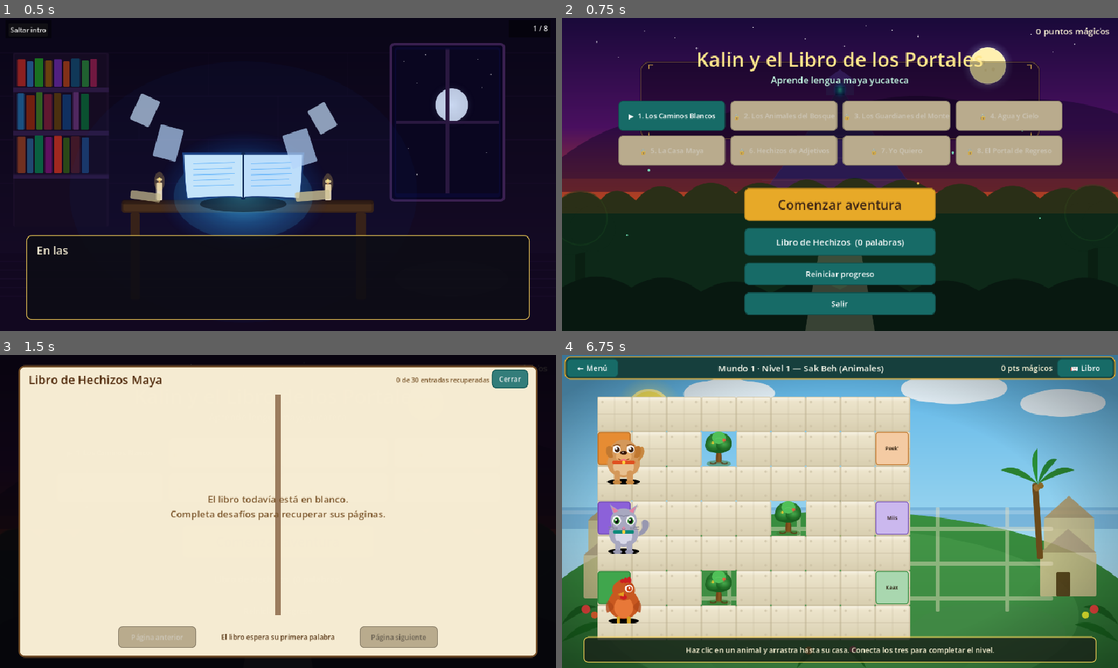
Above: before the commit, frames 1-4 (two rows, left to right).
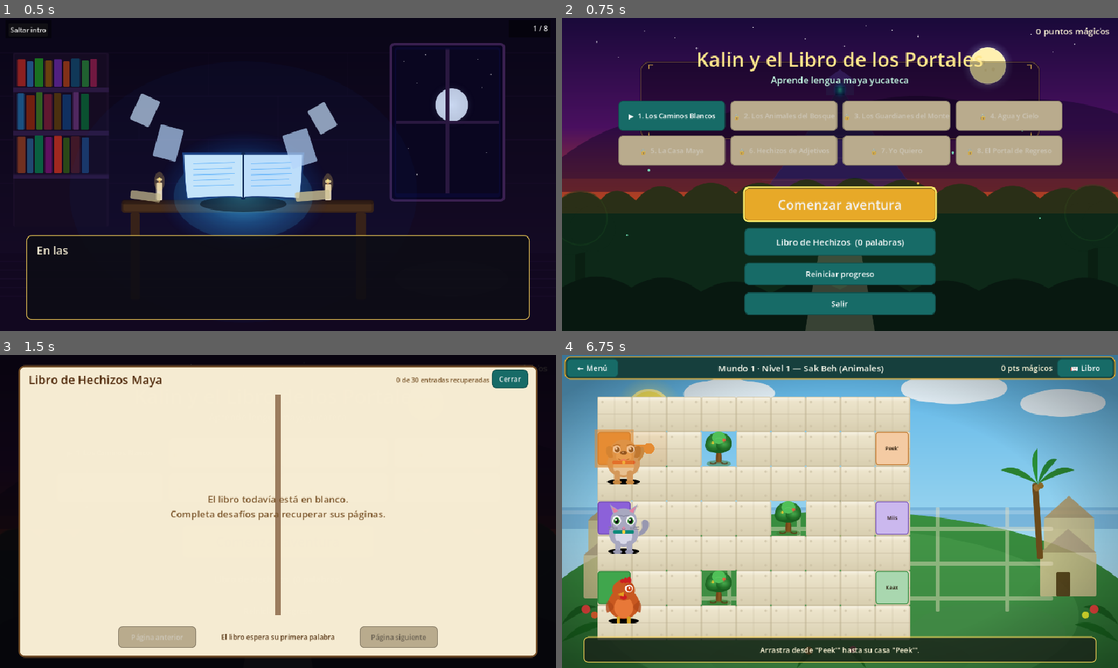
Above: after the commit, the same moments.

Repository: ElRaizer/Kalin-Libro-De-Portales
Game: Godot game, scene res://scenes/Intro.tscn
Same seed, same stepped clock (60 frames per second), same inputs: the game is played once before the commit and once after it.
Inputs (mouse positions are in pixels of both pictures, inside the frame that each line leads up to):
- Up to frame 1 (0.5 s): no input
- Up to frame 2 (0.75 s): click "Saltar intro" at 0.5 s
- Up to frame 3 (1.5 s): click "Libro de Hechizos (0 palabras)" at 1.25 s
- Up to frame 4 (6.75 s): click "Cerrar" at 2 s; click "Comenzar aventura" at 2.75 s; click "📖 Libro" at 3.5 s; click "Cerrar" at 4.25 s; click "← Menú" at 5 s; click "Comenzar aventura" at 5.75 s; tap Enter (ui_accept) at 6.5 s; move the mouse to (962, 495) at 6.52 s; hold Right (ui_right) from 6.53 s (still down); hold Tab (ui_focus_next) from 6.53 s (still down); click (962, 495) at 6.67 s

Frame 1 is identical in both runs. In frame 2, 0.8% of the frame differs, in the area x 32-68%, y 53-66%; in frame 3, 0.3%; in frame 4, 1.1%, in the area x 5-78%, y 23-96%.

Commit message:
Accesibilidad teclado
Se añadieron controles para que se pueda jugar el juego a través de teclado como alternativa a jugar con mouse

Diff:
--- a/project.godot
+++ b/project.godot
@@ -23,6 +23,7 @@
 
 WindowManager="*res://scripts/autoloads/WindowManager.gd"
 GameManager="*res://scripts/autoloads/GameManager.gd"
+AccessibilityManager="*res://scripts/autoloads/AccessibilityManager.gd"
 
 [display]
 
--- a/scenes/world3/Level3_HechizosAdjetivos.tscn
+++ b/scenes/world3/Level3_HechizosAdjetivos.tscn
@@ -511,12 +511,14 @@
 [node name="ReplayButton" type="Button" parent="UI/CompletePanel/Content" unique_id=1212717226]
 custom_minimum_size = Vector2(0, 48)
 layout_mode = 2
+theme_type_variation = &"KalinSecondaryButton"
 theme_override_font_sizes/font_size = 18
 text = "Practicar de nuevo"
 
 [node name="MenuButton" type="Button" parent="UI/CompletePanel/Content" unique_id=384809273]
 custom_minimum_size = Vector2(0, 48)
 layout_mode = 2
+theme_type_variation = &"KalinSecondaryButton"
 theme_override_font_sizes/font_size = 18
 text = "Volver al menú"
 
--- /dev/null
+++ b/scripts/autoloads/AccessibilityManager.gd
@@ -0,0 +1,48 @@
+extends Node
+
+## Mantiene separado el foco de teclado del puntero. Los botones de Godot
+## reciben foco al hacer clic; lo liberamos al usar el ratón para que el borde
+## amarillo represente únicamente la navegación por teclado.
+
+var _mouse_focused_control: Control
+var _empty_focus_style := StyleBoxEmpty.new()
+
+func _input(event: InputEvent) -> void:
+	if event is InputEventMouseButton or event is InputEventMouseMotion:
+		call_deferred(&"_hide_keyboard_visuals")
+		return
+
+	if event is InputEventKey and event.pressed and not event.echo and _is_navigation_event(event):
+		_show_keyboard_visuals()
+		# La navegación de Godot cambia el foco después de `_input`; una segunda
+		# actualización muestra el borde en el nuevo control.
+		call_deferred(&"_show_keyboard_visuals")
+
+func _is_navigation_event(event: InputEventKey) -> bool:
+	return (
+		event.is_action_pressed(&"ui_left")
+		or event.is_action_pressed(&"ui_right")
+		or event.is_action_pressed(&"ui_up")
+		or event.is_action_pressed(&"ui_down")
+		or event.is_action_pressed(&"ui_focus_next")
+		or event.is_action_pressed(&"ui_focus_prev")
+		or event.is_action_pressed(&"ui_accept")
+	)
+
+func _hide_keyboard_visuals() -> void:
+	var focused := get_viewport().gui_get_focus_owner()
+	if is_instance_valid(focused):
+		if is_instance_valid(_mouse_focused_control) and _mouse_focused_control != focused:
+			_mouse_focused_control.remove_theme_stylebox_override(&"focus")
+		_mouse_focused_control = focused
+		focused.add_theme_stylebox_override(&"focus", _empty_focus_style)
+	get_tree().call_group(&"keyboard_focus_visual", &"set_keyboard_visual_visible", false)
+
+func _show_keyboard_visuals() -> void:
+	if is_instance_valid(_mouse_focused_control):
+		_mouse_focused_control.remove_theme_stylebox_override(&"focus")
+	_mouse_focused_control = null
+	var focused := get_viewport().gui_get_focus_owner()
+	if is_instance_valid(focused):
+		focused.remove_theme_stylebox_override(&"focus")
+	get_tree().call_group(&"keyboard_focus_visual", &"set_keyboard_visual_visible", true)
--- a/scripts/components/GridBoard.gd
+++ b/scripts/components/GridBoard.gd
@@ -103,8 +103,12 @@
 var last_cell: Vector2i = Vector2i(-1, -1)
 var input_enabled: bool = true
 var ring_tween: Tween
+var keyboard_cursor: Panel
+var keyboard_cell: Vector2i = Vector2i(-1, -1)
+var keyboard_visual_visible: bool = true
 
 func _ready() -> void:
+	add_to_group(&"keyboard_focus_visual")
 	selection_ring.visible = false
 	if Engine.is_editor_hint():
 		_watch_word_changes()
@@ -214,6 +218,7 @@
 			continue
 		_add_destination_preview(word, index)
 		_add_word_preview(word, index)
+	_add_keyboard_cursor()
 
 	_refresh_all_path_visuals()
 
@@ -236,6 +241,11 @@
 	input_enabled = enabled
 	if not enabled:
 		_stop_drawing()
+	elif keyboard_cell != Vector2i(-1, -1):
+		keyboard_cell = _first_available_word_cell()
+		_update_keyboard_cursor()
+	if is_instance_valid(keyboard_cursor):
+		keyboard_cursor.visible = keyboard_visual_visible and enabled and keyboard_cell != Vector2i(-1, -1)
 
 func get_word_node(word_index: int) -> Control:
 	return word_nodes.get(word_index) as Control
@@ -362,6 +372,79 @@
 		if cell != last_cell:
 			_fill_gap(last_cell, cell)
 			last_cell = cell
+	elif event is InputEventKey and event.pressed and not event.echo:
+		if _handle_keyboard_input(event):
+			get_viewport().set_input_as_handled()
+
+func _handle_keyboard_input(event: InputEventKey) -> bool:
+	var direction := Vector2i.ZERO
+	if event.is_action_pressed(&"ui_left"):
+		direction = Vector2i.LEFT
+	elif event.is_action_pressed(&"ui_right"):
+		direction = Vector2i.RIGHT
+	elif event.is_action_pressed(&"ui_up"):
+		direction = Vector2i.UP
+	elif event.is_action_pressed(&"ui_down"):
+		direction = Vector2i.DOWN
+	elif event.is_action_pressed(&"ui_accept"):
+		_ensure_keyboard_cursor()
+		_handle_press(keyboard_cell)
+		return true
+	elif event.is_action_pressed(&"ui_cancel") and drawing:
+		_clear_path(active_index)
+		_stop_drawing()
+		return true
+	else:
+		return false
+
+	if keyboard_cell == Vector2i(-1, -1):
+		_ensure_keyboard_cursor()
+		return true
+	var next_cell := keyboard_cell + direction
+	if is_valid_cell(next_cell):
+		keyboard_cell = next_cell
+		_update_keyboard_cursor()
+		if drawing:
+			_try_cell(keyboard_cell)
+			last_cell = keyboard_cell
+	return true
+
+func _ensure_keyboard_cursor() -> void:
+	if keyboard_cell == Vector2i(-1, -1):
+		keyboard_cell = _first_available_word_cell()
+		_update_keyboard_cursor()
+
+func _first_available_word_cell() -> Vector2i:
+	for index: int in range(words.size()):
+		if index not in connected and is_instance_valid(words[index]):
+			return words[index].start_cell
+	return Vector2i.ZERO
+
+func _add_keyboard_cursor() -> void:
+	keyboard_cursor = Panel.new()
+	keyboard_cursor.name = "KeyboardCursor"
+	keyboard_cursor.mouse_filter = Control.MOUSE_FILTER_IGNORE
+	keyboard_cursor.z_index = 20
+	var cursor_style := StyleBoxFlat.new()
+	cursor_style.bg_color = Color(0, 0, 0, 0)
+	cursor_style.border_color = Color("fff06a")
+	cursor_style.set_border_width_all(5)
+	cursor_style.set_corner_radius_all(8)
+	keyboard_cursor.add_theme_stylebox_override(&"panel", cursor_style)
+	preview_root.add_child(keyboard_cursor)
+	_update_keyboard_cursor()
+
+func _update_keyboard_cursor() -> void:
+	if not is_instance_valid(keyboard_cursor):
+		return
+	keyboard_cursor.visible = keyboard_visual_visible and input_enabled and keyboard_cell != Vector2i(-1, -1)
+	if keyboard_cursor.visible:
+		keyboard_cursor.position = cell_to_local_position(keyboard_cell) + Vector2(1, 1)
+		keyboard_cursor.size = Vector2(tile_size - 2, tile_size - 2)
+
+func set_keyboard_visual_visible(value: bool) -> void:
+	keyboard_visual_visible = value
+	_update_keyboard_cursor()
 
 func _handle_press(cell: Vector2i) -> void:
 	if not is_valid_cell(cell):
--- a/scripts/ui/LibroHechizos.gd
+++ b/scripts/ui/LibroHechizos.gd
@@ -20,6 +20,7 @@
 var _spread_index: int = 0
 var _visible_words: Array[String] = ["", ""]
 var _notice_tween: Tween
+var _previous_focus: Control
 
 func _ready() -> void:
 	visible = false
@@ -32,6 +33,7 @@
 	audio_notice.visible = false
 
 func show_book() -> void:
+	_previous_focus = get_viewport().gui_get_focus_owner()
 	_collect_entries()
 	_spread_index = clampi(_spread_index, 0, maxi(_spread_count() - 1, 0))
 	_render_spread()
@@ -42,6 +44,9 @@
 	visible = false
 	if audio_player.playing:
 		audio_player.stop()
+	if is_instance_valid(_previous_focus) and _previous_focus.is_visible_in_tree():
+		_previous_focus.grab_focus()
+	_previous_focus = null
 
 func _collect_entries() -> void:
 	_entries.clear()
--- a/scripts/ui/MainMenu.gd
+++ b/scripts/ui/MainMenu.gd
@@ -13,6 +13,7 @@
 func _ready() -> void:
 	_setup_level_buttons()
 	_refresh_ui()
+	play_btn.grab_focus()
 	GameManager.magic_points_changed.connect(_on_progress_changed)
 	GameManager.level_completed.connect(_on_level_completed)
 	GameManager.progress_reset.connect(_refresh_ui)
--- a/scripts/world1/GridPathLevel.gd
+++ b/scripts/world1/GridPathLevel.gd
@@ -44,9 +44,10 @@
 func _unhandled_input(event: InputEvent) -> void:
 	if (
 		_dialogue_open
-		and event is InputEventMouseButton
-		and event.pressed
-		and event.button_index == MOUSE_BUTTON_LEFT
+		and (
+			(event is InputEventMouseButton and event.pressed and event.button_index == MOUSE_BUTTON_LEFT)
+			or (event is InputEventKey and event.pressed and event.keycode in [KEY_ENTER, KEY_KP_ENTER, KEY_SPACE, KEY_ESCAPE])
+		)
 	):
 		_close_dialogue()
 		get_viewport().set_input_as_handled()
@@ -118,6 +119,7 @@
 	complete_pan.modulate.a = 0.0
 	create_tween().tween_property(complete_pan, "modulate:a", 1.0, 0.25)
 	_set_instr("Nivel completado. Pulsa el botón para continuar.")
+	$UI/CompletePanel/VBox/NextBtn.grab_focus()
 
 func _safe_navigate(key: String) -> void:
 	grid_board.set_interaction_enabled(false)
--- a/scripts/world2/W2_Level1.gd
+++ b/scripts/world2/W2_Level1.gd
@@ -119,6 +119,8 @@
 		choices_grid.add_child(btn)
 		_choice_buttons.append(btn)
 		btn.pressed.connect(_on_choice_pressed.bind(str(obj.maya)))
+	if not _choice_buttons.is_empty():
+		_choice_buttons[0].grab_focus()
 
 # ─── Selección ────────────────────────────────────────────────────────────────
 func _on_choice_pressed(maya_word: String) -> void:
@@ -168,6 +170,7 @@
 	complete_pan.visible = true
 	complete_pan.modulate.a = 0.0
 	create_tween().tween_property(complete_pan, "modulate:a", 1.0, 0.25)
+	$UI/CompletePanel/VBox/NextBtn.grab_focus()
 
 func _on_magic_points_changed(new_total: int) -> void:
 	magic_lbl.text = "%d pts mágicos" % new_total
--- a/scripts/world3/W3_Level1.gd
+++ b/scripts/world3/W3_Level1.gd
@@ -68,6 +68,7 @@
 	_setup_drop_slots()
 	_build_round_plan()
 	_build_choice_buttons()
+	_configure_keyboard_navigation()
 	cast_button.pressed.connect(_on_cast_pressed)
 	GameManager.magic_points_changed.connect(_on_magic_points_changed)
 	_on_magic_points_changed(GameManager.magic_points)
@@ -95,6 +96,29 @@
 			var button := child as DraggableWordButton
 			adjective_buttons[button.word_value] = button
 			button.pressed.connect(_select_adjective.bind(button.word_value))
+
+func _configure_keyboard_navigation() -> void:
+	var nouns: Array[Button] = []
+	var adjectives: Array[Button] = []
+	for child: Node in noun_grid.get_children():
+		if child is Button:
+			nouns.append(child as Button)
+	for child: Node in adjective_grid.get_children():
+		if child is Button:
+			adjectives.append(child as Button)
+	_configure_horizontal_row(nouns)
+	_configure_horizontal_row(adjectives)
+	for index: int in range(mini(nouns.size(), adjectives.size())):
+		nouns[index].focus_neighbor_bottom = nouns[index].get_path_to(adjectives[index])
+		adjectives[index].focus_neighbor_top = adjectives[index].get_path_to(nouns[index])
+		adjectives[index].focus_neighbor_bottom = adjectives[index].get_path_to(cast_button)
+
+func _configure_horizontal_row(buttons: Array[Button]) -> void:
+	if buttons.is_empty():
+		return
+	for index: int in range(buttons.size()):
+		buttons[index].focus_neighbor_left = buttons[index].get_path_to(buttons[posmod(index - 1, buttons.size())])
+		buttons[index].focus_neighbor_right = buttons[index].get_path_to(buttons[(index + 1) % buttons.size()])
 
 func _setup_drop_slots() -> void:
 	noun_slot.connect("word_dropped", _select_noun)
@@ -128,6 +152,8 @@
 	_update_choice_labels()
 	_set_choices_enabled(true)
 	progress_label.text = "Ronda %d de %d" % [round_index + 1, round_plan.size()]
+	if not noun_buttons.is_empty():
+		(noun_buttons.values()[0] as Button).grab_focus()
 
 func _current_challenge() -> Dictionary:
 	return CHALLENGES[round_plan[round_index]]
@@ -286,6 +312,7 @@
 	complete_panel.modulate.a = 0.0
 	var tween := create_tween()
 	tween.tween_property(complete_panel, "modulate:a", 1.0, 0.3)
+	$UI/CompletePanel/Content/NextButton.grab_focus()
 
 func _on_magic_points_changed(value: int) -> void:
 	magic_label.text = "%d pts mágicos" % value
--- a/scripts/world4/W4_Level1.gd
+++ b/scripts/world4/W4_Level1.gd
@@ -66,6 +66,7 @@
 	completion.menu_pressed.connect(_on_menu_pressed)
 	_build_round_plan()
 	_build_choice_buttons()
+	_configure_keyboard_navigation()
 	_show_round()
 
 func _build_round_plan() -> void:
@@ -92,6 +93,30 @@
 			var button := child as DraggableWordButton
 			modifier_buttons[button.word_value] = button
 			button.pressed.connect(_select_modifier.bind(button.word_value))
+
+func _configure_keyboard_navigation() -> void:
+	var foods: Array[Button] = []
+	var modifiers: Array[Button] = []
+	for child: Node in food_grid.get_children():
+		if child is Button:
+			foods.append(child as Button)
+	for child: Node in modifier_grid.get_children():
+		if child is Button:
+			modifiers.append(child as Button)
+	_configure_horizontal_row(foods)
+	_configure_horizontal_row(modifiers)
+	for index: int in range(foods.size()):
+		var target := modifiers[mini(index, modifiers.size() - 1)]
+		foods[index].focus_neighbor_bottom = foods[index].get_path_to(target)
+	for button: Button in modifiers:
+		button.focus_neighbor_bottom = button.get_path_to(serve_button)
+
+func _configure_horizontal_row(buttons: Array[Button]) -> void:
+	if buttons.is_empty():
+		return
+	for index: int in range(buttons.size()):
+		buttons[index].focus_neighbor_left = buttons[index].get_path_to(buttons[posmod(index - 1, buttons.size())])
+		buttons[index].focus_neighbor_right = buttons[index].get_path_to(buttons[(index + 1) % buttons.size()])
 
 func _setup_drop_slots() -> void:
 	food_slot.connect("word_dropped", _select_food)
@@ -132,6 +157,8 @@
 	_update_button_states()
 	_set_choices_enabled(true)
 	progress_label.text = "Ronda %d de %d" % [round_index + 1, round_plan.size()]
+	if not food_buttons.is_empty():
+		(food_buttons.values()[0] as Button).grab_focus()
 
 func _update_choice_labels(guided: bool) -> void:
 	for food: Dictionary in FOODS:
--- a/themes/kalin_theme.tres
+++ b/themes/kalin_theme.tres
@@ -13,6 +13,22 @@
 corner_radius_top_right = 10
 corner_radius_bottom_right = 10
 corner_radius_bottom_left = 10
+
+[sub_resource type="StyleBoxFlat" id="KeyboardFocus"]
+bg_color = Color(0, 0, 0, 0)
+border_width_left = 4
+border_width_top = 4
+border_width_right = 4
+border_width_bottom = 4
+border_color = Color(1, 0.941, 0.416, 1)
+corner_radius_top_left = 12
+corner_radius_top_right = 12
+corner_radius_bottom_right = 12
+corner_radius_bottom_left = 12
+expand_margin_left = 3.0
+expand_margin_top = 3.0
+expand_margin_right = 3.0
+expand_margin_bottom = 3.0
 
 [sub_resource type="StyleBoxFlat" id="PurpleButtonHover"]
 content_margin_top = 9.0
@@ -269,7 +285,7 @@
 KalinAdjectiveButton/colors/font_hover_color = Color(1, 1, 1, 1)
 KalinAdjectiveButton/colors/font_pressed_color = Color(1, 1, 1, 1)
 KalinAdjectiveButton/styles/disabled = SubResource("DisabledButton")
-KalinAdjectiveButton/styles/focus = SubResource("PurpleButtonHover")
+KalinAdjectiveButton/styles/focus = SubResource("KeyboardFocus")
 KalinAdjectiveButton/styles/hover = SubResource("PurpleButtonHover")
 KalinAdjectiveButton/styles/normal = SubResource("PurpleButtonNormal")
 KalinAdjectiveButton/styles/pressed = SubResource("GoldButtonPressed")
@@ -277,6 +293,7 @@
 KalinAdjectiveSlot/styles/normal = SubResource("AdjectiveSlot")
 KalinAudioButton/base_type = &"Button"
 KalinAudioButton/colors/font_color = Color(1, 1, 1, 1)
+KalinAudioButton/styles/focus = SubResource("KeyboardFocus")
 KalinAudioButton/styles/normal = SubResource("AudioButton")
 KalinBookCard/base_type = &"Panel"
 KalinBookCard/styles/panel = SubResource("BookCard")
@@ -297,7 +314,7 @@
 KalinNounButton/colors/font_hover_color = Color(1, 1, 1, 1)
 KalinNounButton/colors/font_pressed_color = Color(1, 1, 1, 1)
 KalinNounButton/styles/disabled = SubResource("DisabledButton")
-KalinNounButton/styles/focus = SubResource("TealButtonHover")
+KalinNounButton/styles/focus = SubResource("KeyboardFocus")
 KalinNounButton/styles/hover = SubResource("TealButtonHover")
 KalinNounButton/styles/normal = SubResource("TealButtonNormal")
 KalinNounButton/styles/pressed = SubResource("GoldButtonPressed")
@@ -307,7 +324,7 @@
 KalinPrimaryButton/colors/font_color = Color(0.231, 0.141, 0.082, 1)
 KalinPrimaryButton/colors/font_disabled_color = Color(0.42, 0.384, 0.325, 1)
 KalinPrimaryButton/styles/disabled = SubResource("DisabledButton")
-KalinPrimaryButton/styles/focus = SubResource("GoldButtonHover")
+KalinPrimaryButton/styles/focus = SubResource("KeyboardFocus")
 KalinPrimaryButton/styles/hover = SubResource("GoldButtonHover")
 KalinPrimaryButton/styles/normal = SubResource("GoldButtonNormal")
 KalinPrimaryButton/styles/pressed = SubResource("GoldButtonPressed")
@@ -318,7 +335,7 @@
 KalinSecondaryButton/colors/font_hover_color = Color(1, 1, 1, 1)
 KalinSecondaryButton/colors/font_pressed_color = Color(1, 1, 1, 1)
 KalinSecondaryButton/styles/disabled = SubResource("DisabledButton")
-KalinSecondaryButton/styles/focus = SubResource("TealButtonHover")
+KalinSecondaryButton/styles/focus = SubResource("KeyboardFocus")
 KalinSecondaryButton/styles/hover = SubResource("TealButtonHover")
 KalinSecondaryButton/styles/normal = SubResource("TealButtonNormal")
 KalinSecondaryButton/styles/pressed = SubResource("GoldButtonPressed")
Not shown, added: scripts/autoloads/AccessibilityManager.gd.uid
Not shown, changed: README.md
